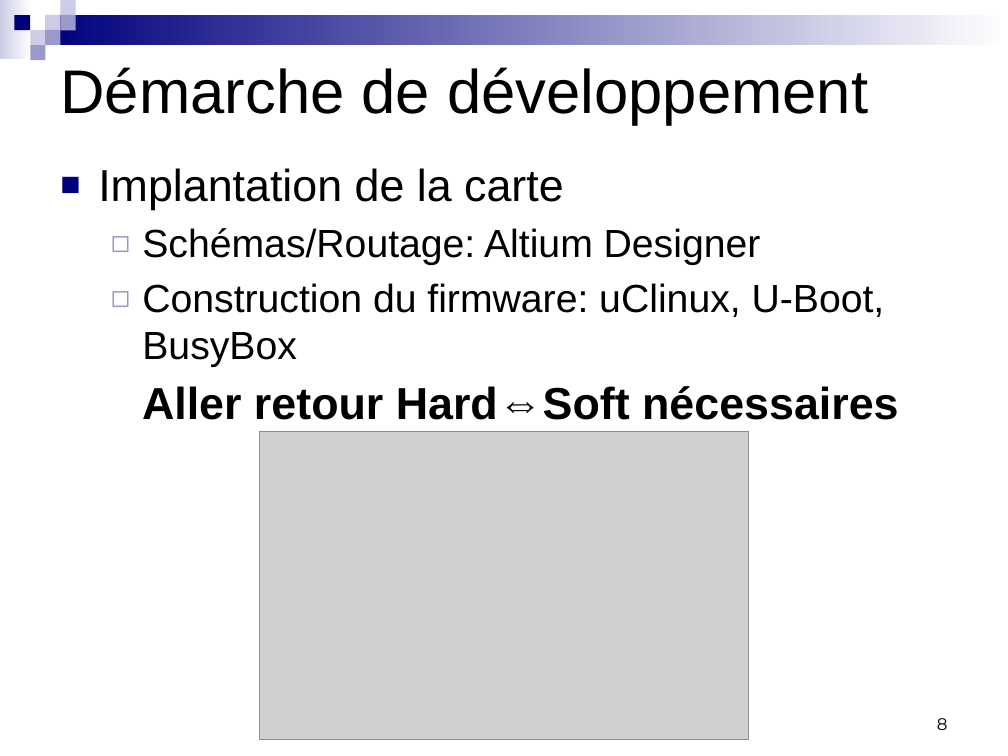
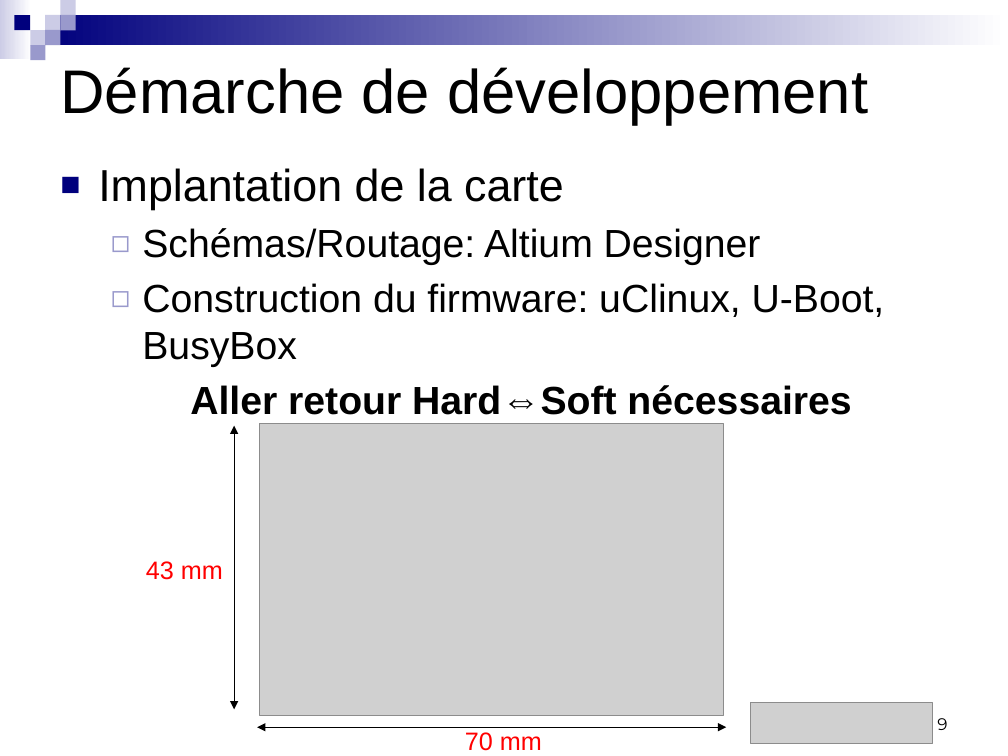
Before and after one commit to badrbouslikhin/Beluga, a slide deck: slide 9 of Rendu/PresentationFinale/Binome13PresentationFinalePRT.pptx (slide 8 before the commit). Drawn at 1008x756 pixels with LibreOffice and Linux fonts; fonts in the diff are those of the drawing; grey boxes stand for pictures. Boxes give left, top, right and bottom in pixels: in the first picture for what was removed or moved away, otherwise in the second. Text is boxed around its words. In the diff, an @@ line names an element or a change of style, - is before the commit and + after.

```diff
--- a/Rendu/PresentationFinale/Binome13PresentationFinalePRT.pptx
+++ b/Rendu/PresentationFinale/Binome13PresentationFinalePRT.pptx
@@ text "Aller retour Hard⇔Soft nécessaires" at [190,385,851,415]: size 32 to 28 pt @@
@@ double arrow added from (234, 425) to (234, 710), #000000 0.75 pt @@
@@ picture: place and size @@
-picture at [259,431,749,739]
+picture at [259,424,723,716]
@@ text added at [146,561,223,580], 18 pt, text #FF0000 @@
+43 mm
@@ picture added at [751,703,932,744] @@
@@ page number at [937,718,947,730]: text changed @@
-8
+9
@@ double arrow added from (726, 727) to (257, 727), #000000 0.75 pt @@
@@ text added at [465,732,542,751], 18 pt, text #FF0000 @@
+70 mm
```
Also in this commit, not shown: 12 other slides changed, 1 slide added, 3 other files.
